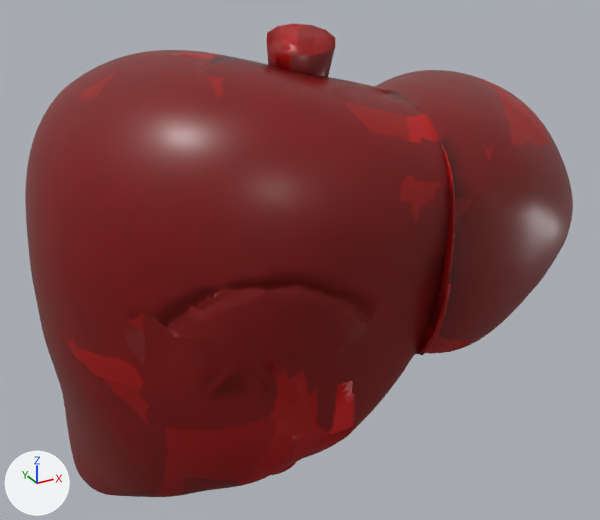
The glTF model public/3d/modeli/organi-3d/jetra-telefon.glb: old version first, new version second.
Both versions are drawn from a 50 mm lens placed at (-0.149, -0.269, 0.129), pointed at (-0.002, -0.001, -0.004). Lighting does not change. The marker at lower left points along +X, +Y and +Z. The older version comes first. Where no turn or scale is listed for an object, it has been applied to the vertices. Vertices at exactly the same position are counted once.

Names of what the first picture shows: 'Falciform ligament (lastno)', 'Inferior vena cava (lastno)', 'Left lobe of liver (lastno)', 'Quadrate lobe of liver (lastno)', 'Right lobe of liver (lastno)', 'Round ligament of liver (lastno)' and 1 more.
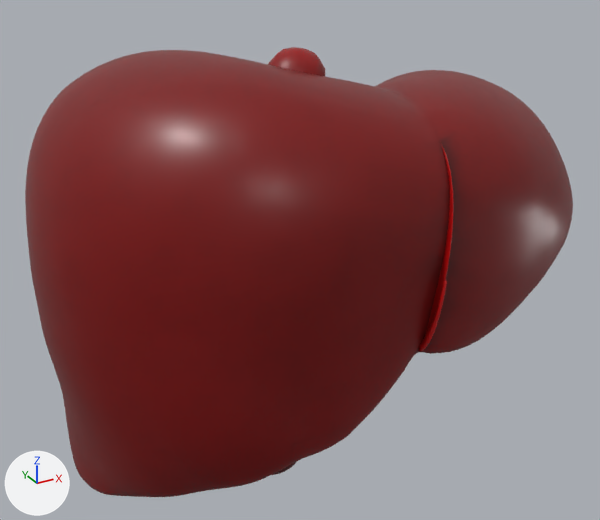
The newer file is also turned or shifted as a whole; pictures and numbers use the older file's frame.

The edits, one by one:
me_ivc_003 is used by ob_inferior_vena_cava__lastno; location (0.0, 0.0001, 0.001).
me_ivc_003 had 110 vertices, 216 faces and spanned x -0.0213..0.0051, y -0.0275..0.007, z -0.0203..0.0874.
me_ivc_003 now has 122 vertices, 240 faces and spans x -0.0182..0.0061, y -0.0194..0.0098, z -0.0264..0.0794.
me_ivc_003 part 1: 110 vertices removed from x -0.0213..0.0051, y -0.0275..0.007, z -0.0203..0.0874; 122 vertices added at x -0.0182..0.0061, y -0.0194..0.0098, z -0.0264..0.0794.
me_liver_022 has 5378 vertices, 10752 faces and spans x -0.063..0.063, y -0.076..0.076, z -0.083..0.083.
me_liver_022 is used by ob_right_lobe_of_liver__lastno; location (-0.0397, 0.0026, -0.0033).
me_liver_022 part 2: texture (UV) coordinates of 10752 of 10752 faces, centred in x -0.063..0.063, y -0.076..0.076, z -0.083..0.083, changed; they spanned u 0.0..0.99, v 0.0..0.99 and now span u 0.0..1.0, v 0.0..0.99.
me_liver_022 part 3: 2712 faces centred in x -0.042..0.063, y -0.076..0.06, z -0.069..0.083 are repainted in the vertex colours; the middle colour goes from red #bc0000 to red #c90000.
me_obla_003 is used by ob_round_ligament_of_liver__lastno; location (0.0, 0.0001, 0.001).
me_obla_003 had 62 vertices, 120 faces and spanned x 0.0088..0.0117, y -0.079..-0.0604, z -0.0198..0.0133.
me_obla_003 now has 62 vertices, 120 faces and spans x 0.0091..0.0118, y -0.0767..-0.0604, z -0.0194..0.0134.
me_obla_003 part 4: 59 of 62 vertices moved; they spanned x 0.0088..0.0117, y -0.079..-0.0604, z -0.0198..0.0133 and now span x 0.0091..0.0118, y -0.0767..-0.0604, z -0.0194..0.0134; mean shift (0.0002, 0.0015, 0.0004); largest move (0.0111, -0.0768, 0.0002) -> (0.0115, -0.0743, 0.0007).

What differs and where, as boxes (x1, y1, x2, y2) in the pictures (600 x 520 px):
'Right lobe of liver (lastno)', surface changed, recoloured: (61, 51, 450, 497) in both
'Inferior vena cava (lastno)', reshaped: before (266, 24, 335, 77); after (268, 47, 325, 76)
'Round ligament of liver (lastno)', reshaped: before (416, 284, 451, 354); after (418, 281, 447, 351)
part 2 of me_liver_022, surface changed: (61, 51, 450, 497) in both
part 3 of me_liver_022, recoloured: (180, 52, 450, 441) in both
